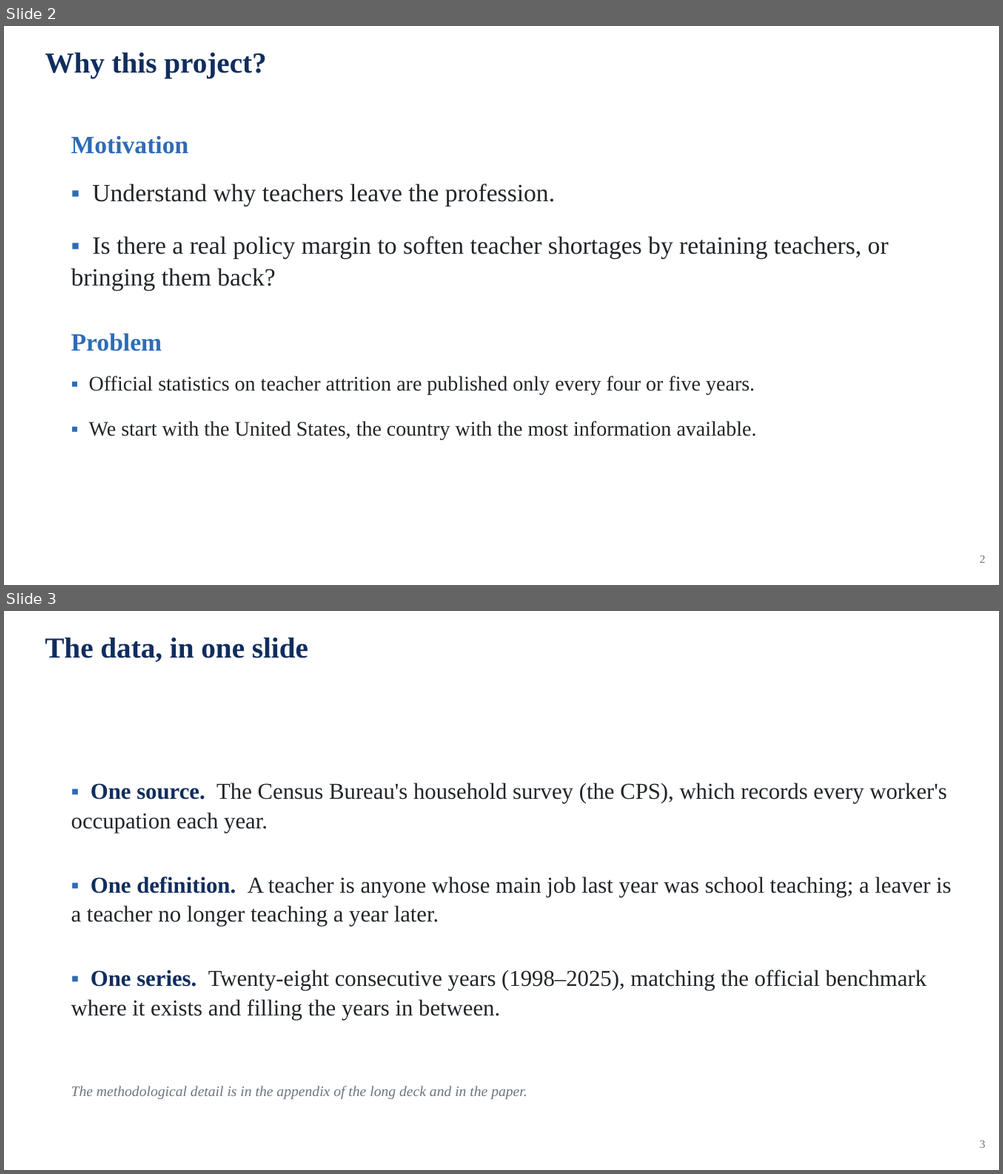
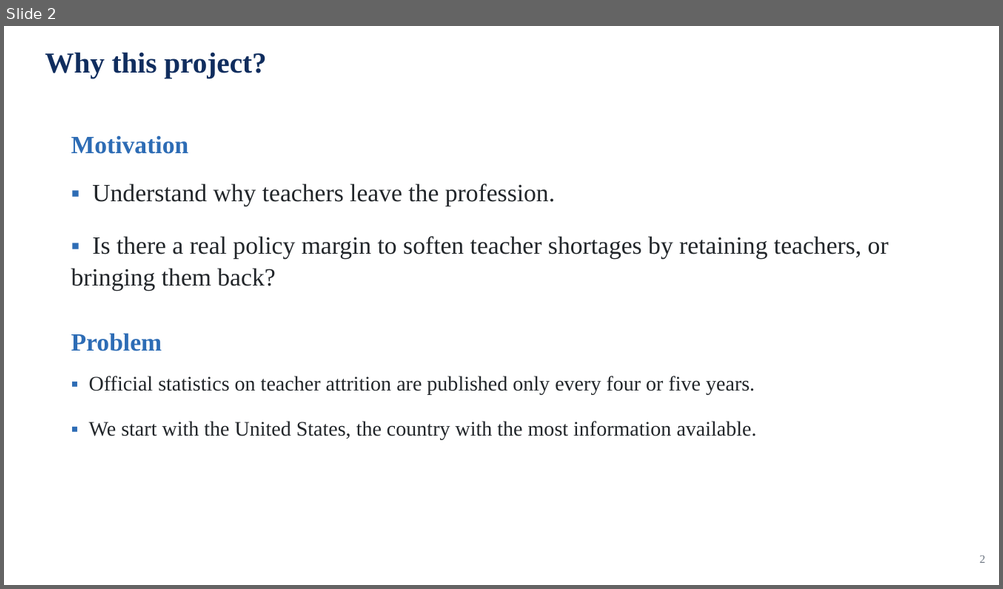
Before and after one commit to jedr1-ship-it/Alternative-Pathways----Quant, a slide deck: report/data_cluster/Proyect_US_policy.pptx. Shown one above the other, each under a label of ours: slides 2 and 3 before the commit, slide 2 after it. The pictures are 1003x1174 and 1003x589 pixels, drawn with LibreOffice and Linux fonts; fonts in the diff are those of the drawing. Boxes give left, top, right and bottom in pixels: in the first picture for what was removed or moved away, otherwise in the second. Text is boxed around its words. In the diff, an @@ line names an element or a change of style, - is before the commit and + after.

```diff
--- a/report/data_cluster/Proyect_US_policy.pptx
+++ b/report/data_cluster/Proyect_US_policy.pptx
@@ slide 3 removed at (4,611,999,1170), background #FFFFFF @@
@@ text removed at (45,637,308,662) @@
-The data, in one slide
@@ text removed at (71,783,951,1020) @@
-▪ One source. The Census Bureau's household survey (the CPS), which records every worker's occupation each year.
-▪ One definition. A teacher is anyone whose main job last year was school teaching; a leaver is a teacher no longer teaching a year later.
-▪ One series. Twenty-eight consecutive years (1998–2025), matching the official benchmark where it exists and filling the years in between.
@@ text removed at (71,1086,527,1099) @@
-The methodological detail is in the appendix of the long deck and in the paper.
@@ text removed at (979,1141,985,1148) @@
-3
```
Also in this commit, not shown: 11 slides changed, 3 slides added, 6 other files.
